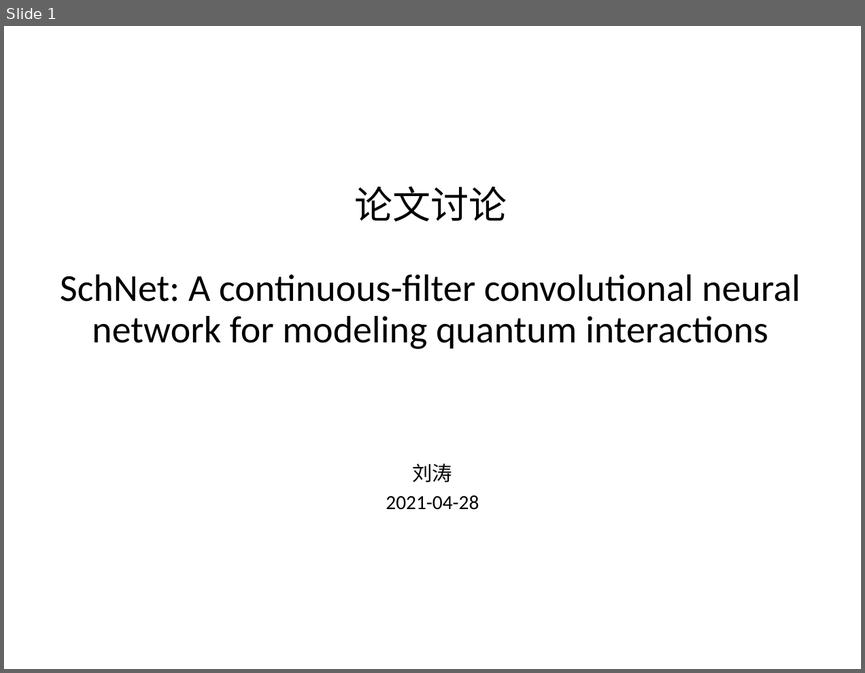
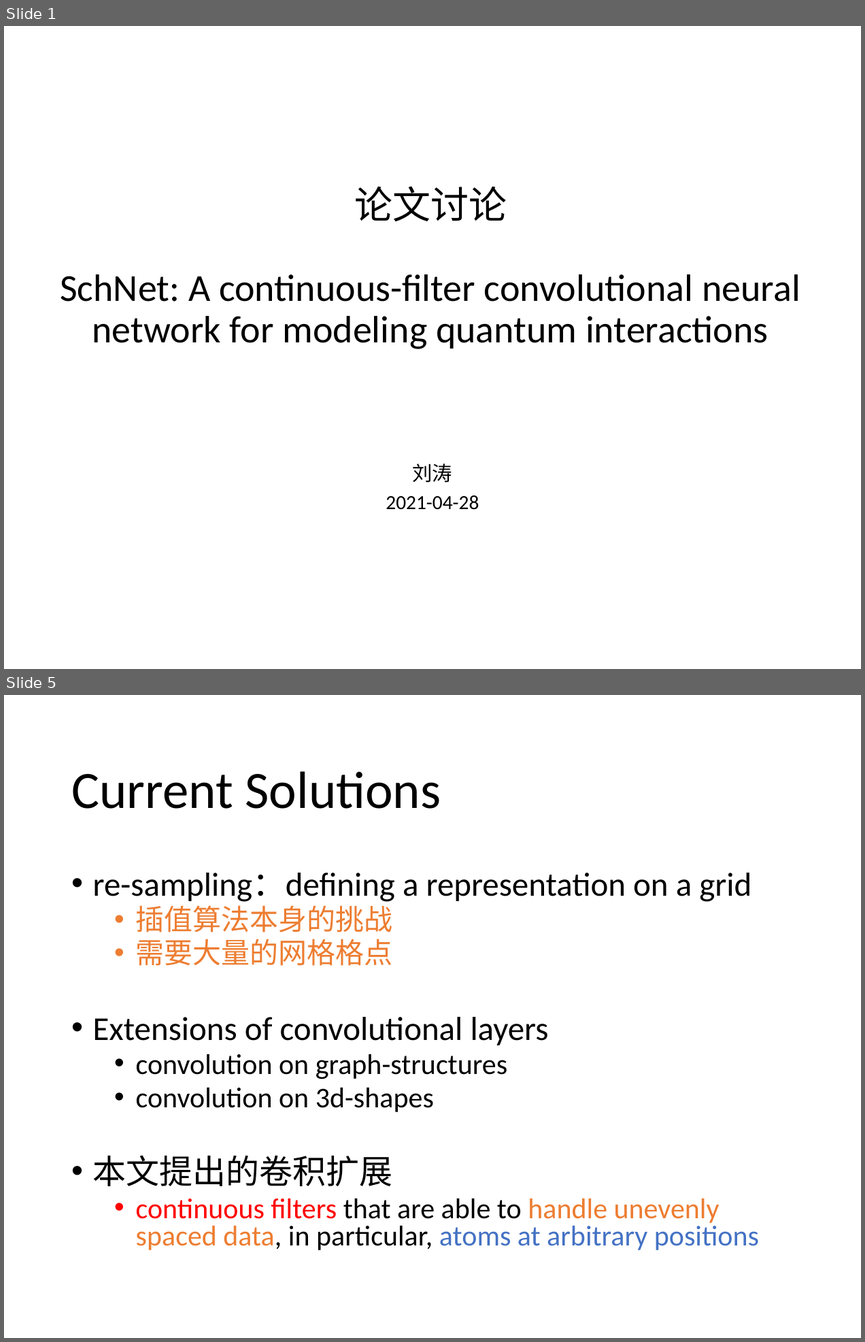
Before and after one commit to jiaweile/discussion-hpc-ai, a slide deck: LearningMaterials/week5/SchNet.pptx. Shown one above the other, each under a label of ours: slide 1 before the commit, slides 1 and 5 after it; the slides between them are not shown. The pictures are 865x673 and 865x1342 pixels, drawn with LibreOffice and Linux fonts; fonts in the diff are those of the drawing. Boxes give left, top, right and bottom in pixels: in the first picture for what was removed or moved away, otherwise in the second. Text is boxed around its words. In the diff, an @@ line names an element or a change of style, - is before the commit and + after.

```diff
--- a/LearningMaterials/week5/SchNet.pptx
+++ b/LearningMaterials/week5/SchNet.pptx
@@ slide 5 added at [4,695,861,1338], background #FFFFFF @@
@@ title added at [71,771,441,809], 44 pt, text #000000 @@
+Current Solutions
@@ text added at [93,872,759,1250], 24 pt, text #000000 @@
+• re-sampling：defining a representation on a grid
+  • 插值算法本身的挑战
+  • 需要大量的网格格点
+• Extensions of convolutional layers
+  • convolution on graph-structures
+  • convolution on 3d-shapes
+• 本文提出的卷积扩展
+  • continuous filters that are able to handle unevenly spaced data, in particular, atoms at arbitrary positions
```
Also in this commit, not shown: 12 slides changed, 8 other slides added, 1 slide removed.
